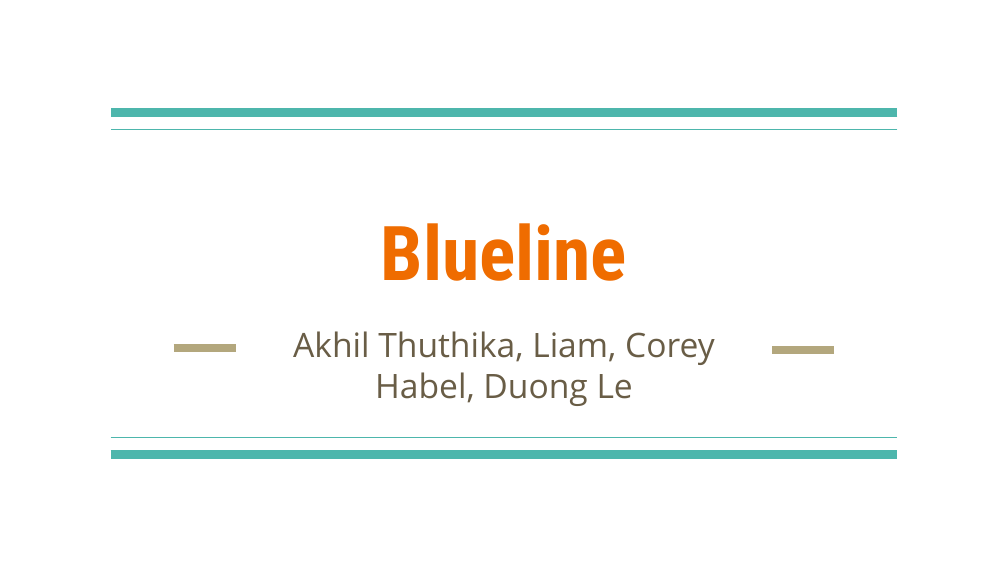
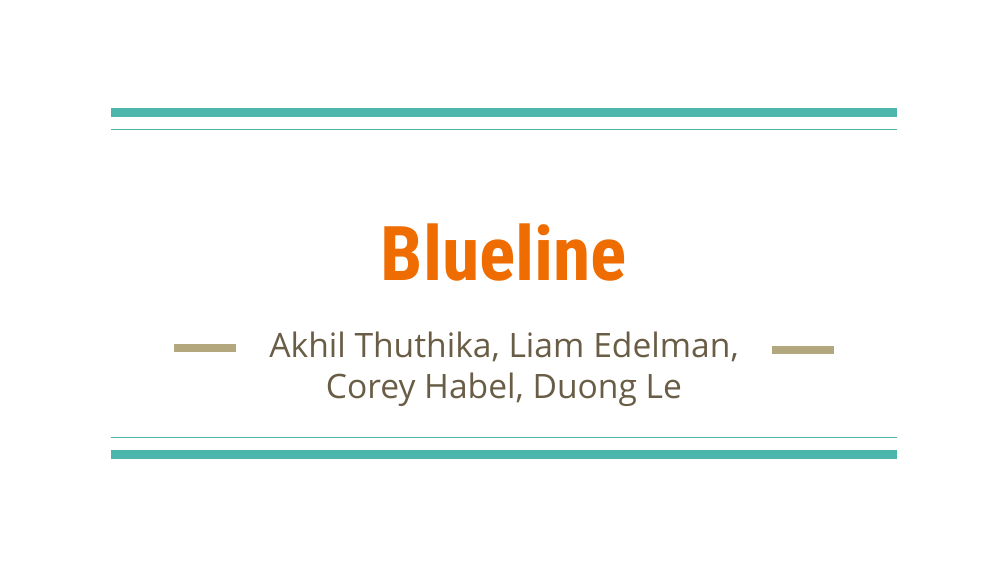
Before and after one commit to ledelma2/Blue-Line, a slide deck: slide 1 of Final Powerpoint-2.pptx. Drawn at 1008x567 pixels with LibreOffice and Linux fonts; fonts in the diff are those of the drawing. Boxes give left, top, right and bottom in pixels: in the first picture for what was removed or moved away, otherwise in the second. Text is boxed around its words. In the diff, an @@ line names an element or a change of style, - is before the commit and + after.

Commit message:
Spell Correction

```diff
--- a/Final Powerpoint-2.pptx
+++ b/Final Powerpoint-2.pptx
@@ subtitle at (x1=269, y1=331, x2=738, y2=406): text changed @@
-Akhil Thuthika, Liam, Corey Habel, Duong Le
+Akhil Thuthika, Liam Edelman, Corey Habel, Duong Le
```
